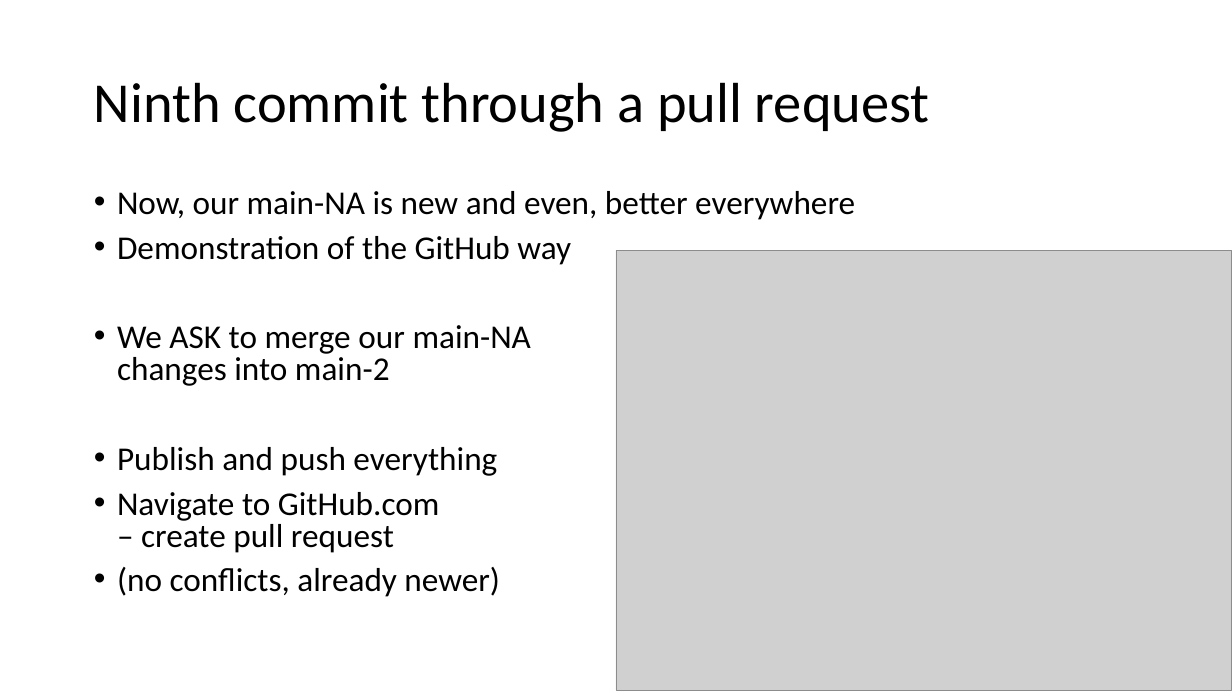
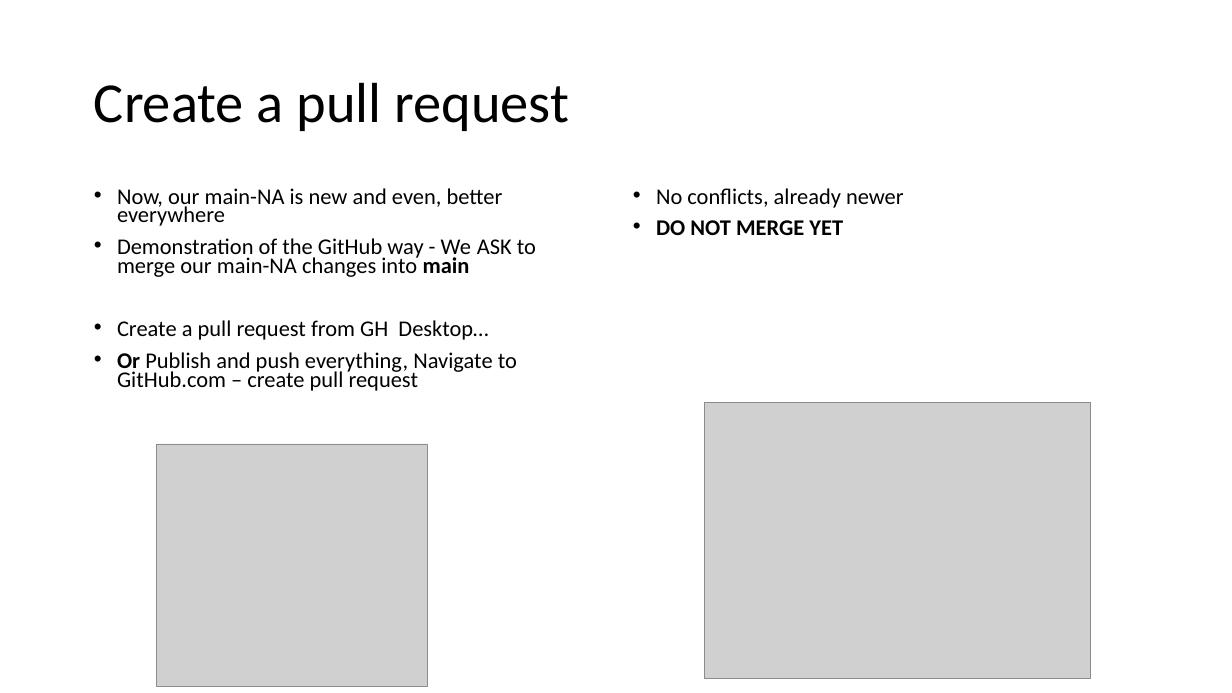
Before and after one commit to yuricai/Phys520, a slide deck: slide 33 of 01_GitTutorial/HowToGit - hands on.pptx (slide 31 before the commit). Drawn at 1232x693 pixels with LibreOffice and Linux fonts; fonts in the diff are those of the drawing; grey boxes stand for pictures. Boxes give left, top, right and bottom in pixels: in the first picture for what was removed or moved away, otherwise in the second. Text is boxed around its words. In the diff, an @@ line names an element or a change of style, - is before the commit and + after.

Commit message:
Updating the slides

```diff
--- a/01_GitTutorial/HowToGit - hands on.pptx
+++ b/01_GitTutorial/HowToGit - hands on.pptx
@@ title at (94, 82, 569, 131): text changed @@
-Ninth commit through a pull request
+Create a pull request
@@ text at (117, 188, 503, 226): size 25.9 to 17.5 pt in "Now, our main-NA is new and even, ..."; line spacing 0.8 to 0.7 @@
@@ text added at (656, 188, 904, 235), 17.5 pt, text #000000 @@
+• No conflicts, already newer
+• DO NOT MERGE YET
@@ text at (117, 238, 536, 391): text changed; size 25.9 to 17.5 pt @@
-• Demonstration of the GitHub way
-• We ASK to merge our main-NA
-  changes into main-2
-• Publish and push everything
-• Navigate to GitHub.com
-  – create pull request
-• (no conflicts, already newer)
+• Demonstration of the GitHub way - We ASK to merge our main-NA changes into main
+• Create a pull request from GH Desktop…
+• Or Publish and push everything, Navigate to GitHub.com – create pull request
@@ picture: place and size @@
-picture at (616, 250, 1232, 690)
+picture at (704, 402, 1091, 678)
@@ picture added at (156, 445, 428, 688) @@
```
Also in this commit, not shown: 7 other slides changed, 5 slides added, 1 slide removed, 2 other files.
